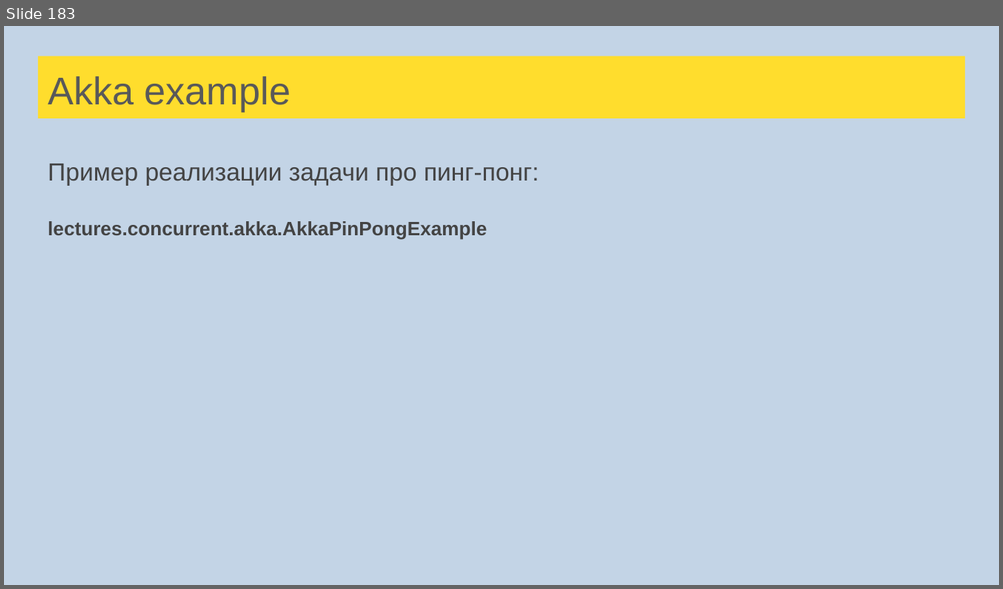
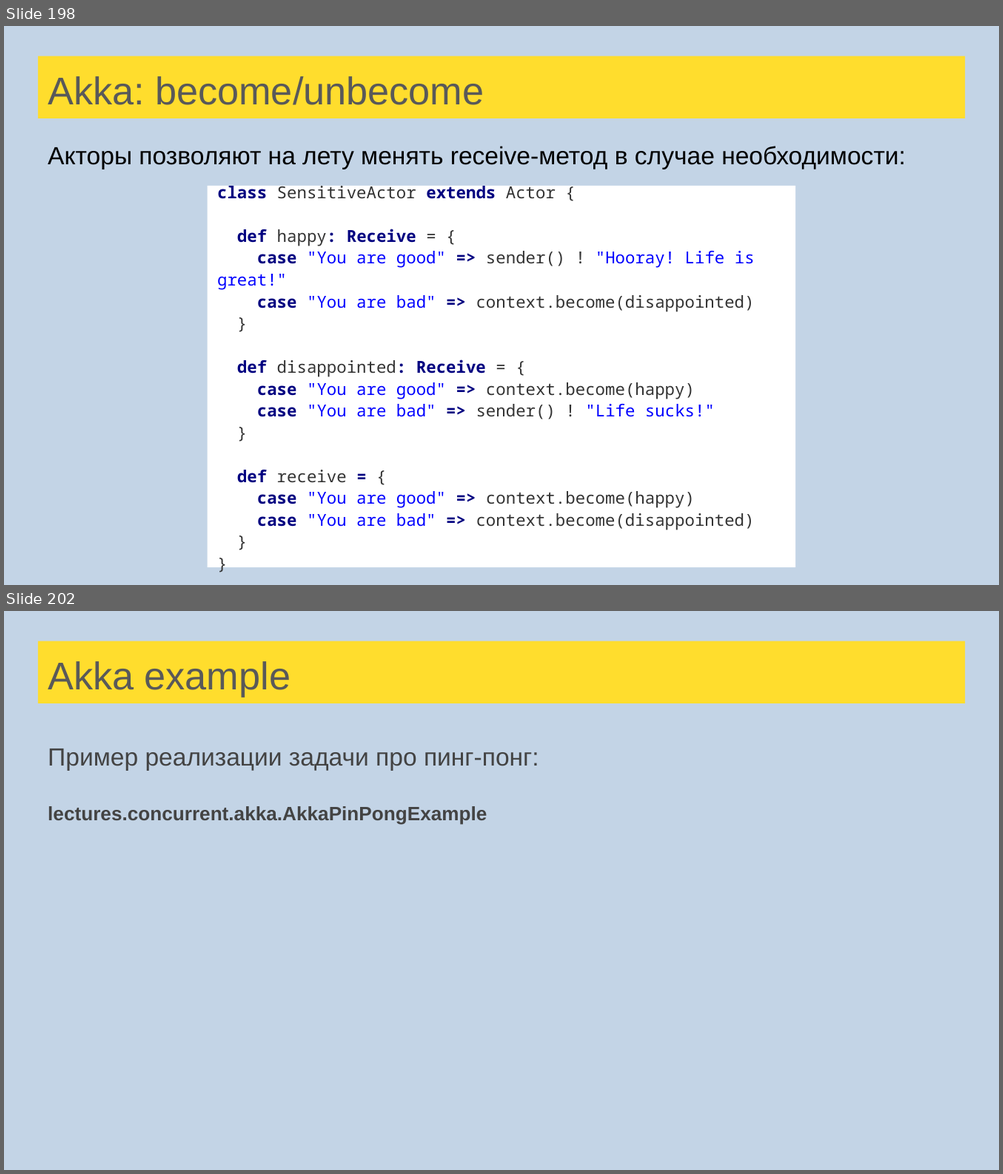
Before and after one commit to sergeypopov83/Scala-complete-course, a slide deck: src/main/resources/lectures/Лекции Scala для ФинТехКафедры.pptx. Shown one above the other, each under a label of ours: slide 183 before the commit, slides 198 and 202 after it; the slides between them are not shown. The pictures are 1003x589 and 1003x1174 pixels, drawn with LibreOffice and Linux fonts; fonts in the diff are those of the drawing. Boxes give left, top, right and bottom in pixels: in the first picture for what was removed or moved away, otherwise in the second. Text is boxed around its words. In the diff, an @@ line names an element or a change of style, - is before the commit and + after.

```diff
--- a/src/main/resources/lectures/Лекции Scala для ФинТехКафедры.pptx
+++ b/src/main/resources/lectures/Лекции Scala для ФинТехКафедры.pptx
@@ slide 198 added at <box>4,26,999,585</box>, background #C3D4E6 @@
@@ title added at <box>38,56,965,118</box>, fill #FFDD2D, 28 pt, text #595959 @@
+Akka: become/unbecome
@@ text added at <box>48,146,905,169</box>, 18 pt, text #000000 @@
+Акторы позволяют на лету менять receive-метод в случае необходимости:
@@ rectangle added at <box>207,186,794,568</box>, fill #FFFFFF, 12 pt, text #333333 @@
+class SensitiveActor extends Actor {
+def happy: Receive = {
+case "You are good" => sender() ! "Hooray! Life is great!"
+case "You are bad" => context.become(disappointed)
+}
+def disappointed: Receive = {
+case "You are good" => context.become(happy)
+case "You are bad" => sender() ! "Life sucks!"
+}
+def receive = {
+case "You are good" => context.become(happy)
+case "You are bad" => context.become(disappointed)
+}
+}
@@ what was slide 183 is now slide 202 @@
```
Also in this commit, not shown: 146 slides changed, 62 other slides added, 2 slides removed, 1 other file.
